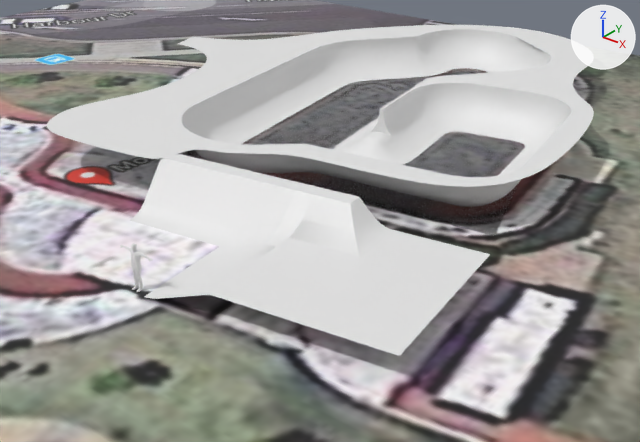
One commit to the Blender file Models/Coffs-Harbor_Main.blend: the scene before it, then after it.
Before and after are seen from a 50 mm camera at (27.9, -4.1, 15.8) aimed at (3.1, 27.0, -3.5). The lights are fixed; the arrows at upper right show +X, +Y and +Z.

Objects in the first picture: 'BigBowl', 'BigBowl.Hump', 'NurbsPath', 'Plane.001', 'Plane.002', 'SatView', 'Skater.001', 'flatbottom'.
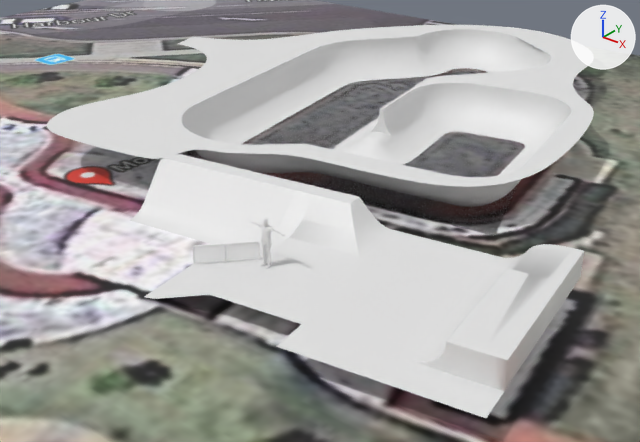
Where the newer file only moved an object's origin or applied its transform, the numbers keep the older frame.

Diff of the bpy script that builds the scene:
```diff
--- a/Models/Coffs-Harbor_Main.blend.py
+++ b/Models/Coffs-Harbor_Main.blend.py
@@ me_plane_001 @@
 # used by ob_plane; location = (7.19, 19.83, 1.1); rotation_euler = (0.0, 0.0, 0.14), in degrees (0, 0, 8)
-me_plane_001.from_pydata(...)  # 300 vertices, 277 faces; spans x -5.92..4.69, y -2.3..0.45, z -1.59..0.9
+me_plane_001.from_pydata(...)  # 115 vertices, 101 faces; spans x -1.89..1.0, y -2.27..5.1, z -1.02..0.0
+# me_plane_001 part 2: 300 vertices removed from x -5.92..4.69, y -2.3..0.45, z -1.59..0.9; 115 vertices added at x -1.89..1.0, y -2.27..5.1, z -1.02..0.0
@@ me_plane_003 @@
 # used by ob_plane_001; location = (14.43, 20.15, 0.96); rotation_euler = (0.0, 0.0, 0.14), in degrees (0, 0, 8)
-me_plane_003.from_pydata(...)  # 37 vertices, 21 faces; spans x -8.77..1.0, y -6.17..1.14, z -0.96..0.0
+me_plane_003.from_pydata(...)  # 52 vertices, 33 faces; spans x -8.77..4.21, y -7.58..1.14, z -0.96..0.0
+# me_plane_003 part 1
+# 2 faces are deleted
+# 10 vertices are added at x -3.15..1.0, y -7.58..1.14, z 0.0
+# 5 new vertices lie (3.21, 0.0, 0.0) away from vertices in x 1.0, y -7.58..1.14, z 0.0
+# 14 new faces join them
@@ me_plane_012 @@
+me_plane_012.from_pydata([(1.01, 0.0, 0.0), (1.01, 0.61, 0.0), (1.01, 0.63, 0.0), (1.0, 0.64, 0.0), (0.99, 0.65, 0.0), (0.98, 0.65, 0.0), (0.96, 0.65, 0.0), (-1.82, -0.26, 0.0), (-1.84, -0.27, 0.0), (-1.86, -0.29, 0.0), (-1.87, -0.31, 0.0), (-1.88, -0.33, 0.0), (-1.88, -0.35, 0.0), (-1.88, -0.96, 0.0)], [], [(1, 0, 13, 12, 11, 10, 9, 8, 7, 6, 5, 4, 3, 2)])
@@ me_plane_011 @@
+me_plane_011.from_pydata(...)  # 192 vertices, 168 faces; spans x -1.94..1.07, y -1.0..0.71, z -0.03..0.03
+me_plane_011.polygons.foreach_set('use_smooth', [True] * 168)
@@ ob_skater_001 @@
 ob_skater_001.parent = ob_reference
-ob_skater_001.location = (6.067, 13.06, -0.000678)
+ob_skater_001.location = (9.624, 15.87, 0.962)
 ob_skater_001.rotation_euler = (1.571, 0.0, 0.0)  # degrees (90, 0, 0)
@@ ob_plane @@
 ob_plane = bpy.data.objects.new('Plane', me_plane_001)
-ob_plane.location = (7.19, 19.83, 1.1)
+ob_plane.location = (18.16, 16.68, 1.98)
 ob_plane.rotation_euler = (0.0, 0.0, 0.14)  # degrees (0, 0, 8)
@@ ob_plane @@
 _m = ob_plane.modifiers.new('Bevel', 'BEVEL')
 _m.harden_normals = True
-ob_plane.hide_set(True)
@@ ob_plane_003 @@
+ob_plane_003 = bpy.data.objects.new('Plane.003', me_plane_012)
+ob_plane_003.location = (8.11, 15.88, 0.96)
+ob_plane_003.rotation_euler = (1.571, 0.0, 0.14)  # degrees (90, 0, 8)
@@ ob_plane_004 @@
+ob_plane_004 = bpy.data.objects.new('Plane.004', me_plane_011)
+ob_plane_004.location = (8.11, 15.88, 0.96)
+ob_plane_004.rotation_euler = (1.571, 0.0, 0.14)  # degrees (90, 0, 8)
```

Boxes [x1, y1, x2, y2] around the edits, measured in the pictures (640 x 442 px):
'Plane.001', reshaped
    before: [144, 229, 490, 356]
    after: [144, 229, 504, 418]
'Plane', shown
    after: [409, 244, 584, 391]
'Plane.003', added
    after: [194, 243, 259, 263]
'Skater.001', moved
    before: [120, 243, 153, 292]
    after: [248, 218, 286, 268]
'Plane.004', added
    after: [193, 241, 261, 264]
part 1 of me_plane_003, built on
    before: [254, 249, 490, 356]
    after: [254, 249, 504, 418]
